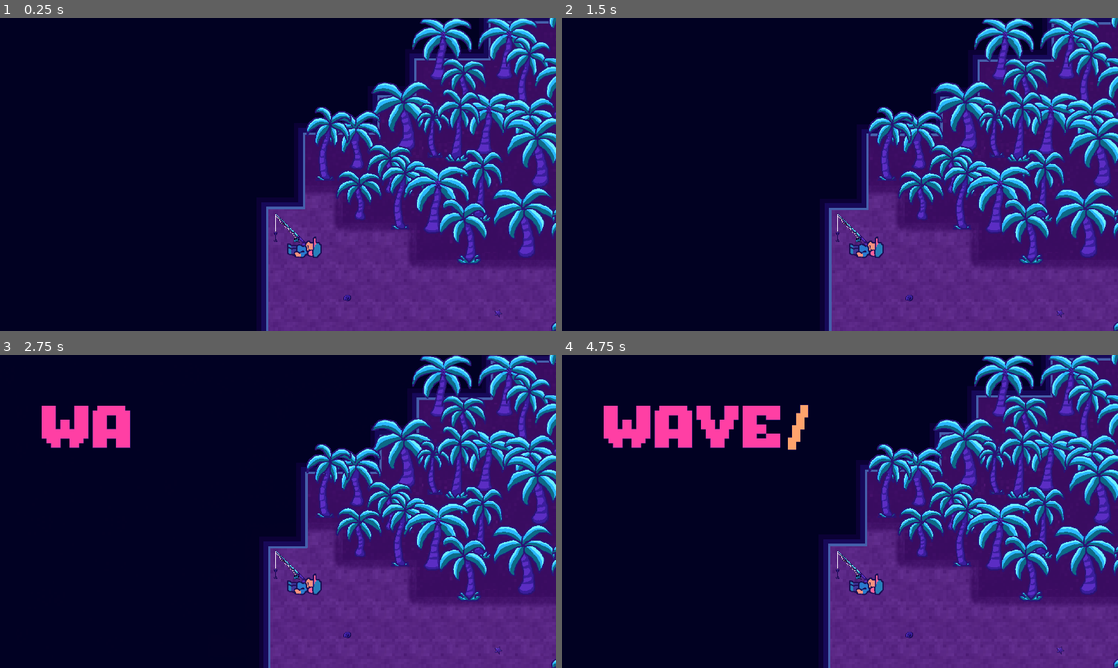
Above: before the commit, frames 1-4 (two rows, left to right).
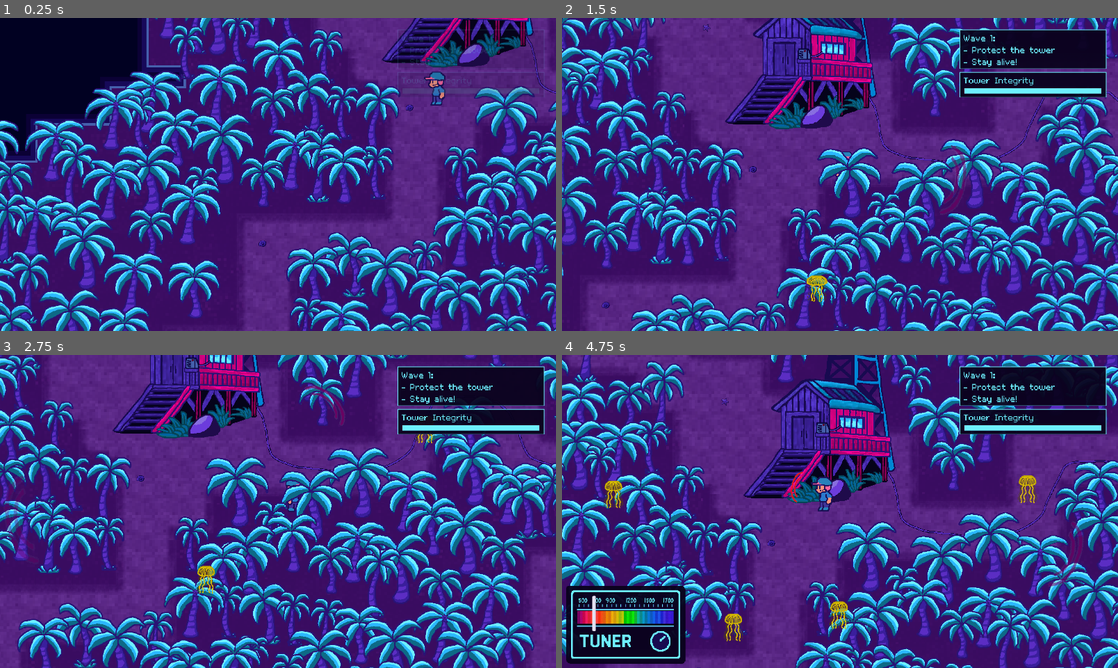
Above: after the commit, the same moments.

Repository: dougwhite/wave-length
Game: Godot game, scene res://scenes/game.tscn
The game is run twice, just before and just after one commit, with the same random seed, the same clock (stepped at 60 frames per second) and the same inputs.
Inputs (mouse positions are in pixels of both pictures, inside the frame that each line leads up to):
- Up to frame 1 (0.25 s): no input
- Up to frame 2 (1.5 s): tap Enter (ui_accept) at 0.5, 0.77 s; move the mouse to (962, 158) at 0.52 s; press the mouse at (962, 158) at 0.53 s; hold Right (move_right) 0.53-1.28 s; move the mouse to (728, 190) at 1.27 s; release the mouse at (728, 190) at 1.28 s; hold S (move_down) from 1.28 s (still down); tap Shift (fine_tune) at 1.35 s
- Up to frame 3 (2.75 s): tap Enter (ui_accept) at 1.52 s; click (166, 527) at 1.55 s; move the mouse to (333, 442) at 2.02 s; release S (move_down) at 2.03 s; press the mouse at (333, 442) at 2.03 s; hold Right (move_right) from 2.03 s (still down)
- Up to frame 4 (4.75 s): move the mouse to (812, 574) at 2.77 s; release Right (move_right) at 2.78 s; release the mouse at (812, 574) at 2.78 s; hold Up (move_up) 2.78-3.53 s; tap E (interact) at 2.85 s; tap Enter (ui_accept) at 3.02, 3.77, 4.52 s; click (812, 574) at 3.05 s; move the mouse to (1006, 558) at 3.52 s; hold 1 (tune_1) 3.53-4.28 s; hold Left (move_left) from 3.53 s (still down); click (1006, 558) at 3.8 s; move the mouse to (673, 464) at 4.27 s; tap 2 (tune_2) at 4.35 s; click (673, 464) at 4.55 s

The runs differ from the first frame. In frame 1, 82% of the frame differs, in the area x 0-100%, y 0-100%; in frame 2, 93%; in frame 3, 91%; in frame 4, 89%.

Commit message:
Added a health component to the player. Added knockback effects and ouch signal. Added pain noises, flashing red effect and death for Harry. Added attribution for new assets to README.md

Diff:
--- a/scenes/game.tscn
+++ b/scenes/game.tscn
@@ -2283,6 +2283,7 @@
 
 [node name="NarrativeManager" type="Node" parent="."]
 script = ExtResource("22_37s47")
+start_stage = 8
 opening_music = ExtResource("13_kvuet")
 battle_music = ExtResource("31_twgab")
 
--- a/scenes/player.tscn
+++ b/scenes/player.tscn
@@ -1,7 +1,10 @@
-[gd_scene load_steps=56 format=3 uid="uid://6qbwqkaei480"]
+[gd_scene load_steps=59 format=3 uid="uid://6qbwqkaei480"]
 
 [ext_resource type="Texture2D" uid="uid://cjvcw2s5oykwu" path="res://art/harry.png" id="1_3vyb7"]
 [ext_resource type="Script" uid="uid://85pb6qh8oce0" path="res://scripts/player.gd" id="1_g2els"]
+[ext_resource type="PackedScene" uid="uid://d1fkhvrh3t7je" path="res://scenes/health_component.tscn" id="3_qhqgy"]
+[ext_resource type="AudioStream" uid="uid://g1nbxvyrq3cn" path="res://music/opengameart.org/users/arcadeparty/humanYell3.wav" id="4_dqkch"]
+[ext_resource type="AudioStream" uid="uid://csqyuwrvwvutr" path="res://music/opengameart.org/users/arcadeparty/humanDeath1.wav" id="5_qlg0r"]
 
 [sub_resource type="AtlasTexture" id="AtlasTexture_g2els"]
 atlas = ExtResource("1_3vyb7")
@@ -429,5 +432,18 @@
 position = Vector2(0, -61)
 shape = SubResource("CircleShape2D_g2els")
 
+[node name="Health" parent="." instance=ExtResource("3_qhqgy")]
+max_health = 50
+
+[node name="OuchNoise" type="AudioStreamPlayer" parent="."]
+stream = ExtResource("4_dqkch")
+bus = &"SFX"
+
+[node name="DeathNoise" type="AudioStreamPlayer" parent="."]
+stream = ExtResource("5_qlg0r")
+bus = &"SFX"
+
 [connection signal="body_entered" from="SelectionRadius" to="." method="_on_selection_radius_body_entered"]
 [connection signal="body_exited" from="SelectionRadius" to="." method="_on_selection_radius_body_exited"]
+[connection signal="died" from="Health" to="." method="_on_health_died"]
+[connection signal="ouch" from="Health" to="." method="_on_health_ouch"]
--- a/scripts/enemies/jellyfish.gd
+++ b/scripts/enemies/jellyfish.gd
@@ -48,5 +48,5 @@
 func _on_body_entered(body):
 	var body_health = body.get_node_or_null("Health")
 	if body_health:
-		body_health.take_damage(10)
+		body_health.take_damage(10, self)
 		queue_free()
--- a/scripts/health.gd
+++ b/scripts/health.gd
@@ -5,18 +5,25 @@
 var current_health: int
 
 signal health_changed(_current: int, _max: int)
+signal ouch(amount: int, other: Node)
 signal died
 
 func _ready():
 	current_health = max_health
 	emit_signal("health_changed", current_health, max_health)
 
-func take_damage(amount: int):
+func take_damage(amount: int, other: Node):
+	# If the amount was less than 0 for some reason, nothing happens
 	if amount <= 0:
 		return
 
+	# Let subscibers know that we were damaged
+	emit_signal("ouch", amount, other)
+
+	# Let subscibers know that our health has changed
 	current_health = max(current_health - amount, 0)
 	emit_signal("health_changed", current_health, max_health)
 
+	# If we went under 0, let subscribers know we died
 	if current_health == 0:
 		emit_signal("died")
--- a/scripts/player.gd
+++ b/scripts/player.gd
@@ -5,6 +5,9 @@
 @onready var animated_sprite = $AnimatedSprite2D
 @onready var selection_radius = $SelectionRadius
 @onready var game_manager: GameManager = %GameManager
+@onready var health = $Health
+@onready var ouch_noise = $OuchNoise
+@onready var death_noise = $DeathNoise
 
 @export var tuner: RadioTuner
 
@@ -13,12 +16,17 @@
 
 const SPEED = 300.0
 const WAVE_SPAWN_DIST = 50.0
+const KNOCKBACK_STRENGTH = 500.0
+const KNOCKBACK_DURATION = 0.15
 
 var last_dir = 1 	# 0 - right, 1 - left, 2 - down, 3 - up
 var tune_mode = false
 var fine_tuning = false
 
-func _physics_process(_delta):
+var knockback_velocity: Vector2 = Vector2.ZERO
+var knockback_remaining: float = 0.0
+
+func _physics_process(delta):
 
 	if not input_enabled:
 		if not animated_sprite.animation == "sleep":
@@ -54,6 +62,13 @@
 	else:
 		idle_sprite()
 
+	# Apply Knockback
+	if knockback_remaining > 0.0:
+		knockback_remaining -= delta
+		velocity *= 0.25
+		velocity += knockback_velocity
+		knockback_velocity = knockback_velocity.move_toward(Vector2.ZERO, 2000.0 * delta)
+
 	move_and_slide()
 
 func idle_sprite():
@@ -194,6 +209,11 @@
 	# spawn a wave projectile
 	game_manager.spawn_wave(wave_spawn_point, dir)
 
+# Applies a knockback effect to Harry
+func apply_knockback(direction: Vector2):
+	knockback_velocity = direction * KNOCKBACK_STRENGTH
+	knockback_remaining = KNOCKBACK_DURATION
+
 func _on_selection_radius_body_entered(body):
 	if body.is_in_group("selectables"):
 		body.selected = true
@@ -201,3 +221,36 @@
 func _on_selection_radius_body_exited(body):
 	if body.is_in_group("selectables"):
 		body.selected = false
+
+# Called whenever a mob touches Harry
+func _on_health_ouch(amount, other):
+	# Figure out where the thing that hit us was and fly back from it
+	var dir = ((other as Node2D).global_position - global_position).normalized() * -1
+	apply_knockback(dir)
+
+	# Play an ouch noise
+	if health.current_health > 0:
+		ouch_noise.play()
+
+	# Apply a red flashing effect
+	var tween = create_tween()
+	for i in 4:
+		tween.tween_property(animated_sprite, "modulate", Color(1, 0.2, 0.2), 0.1) \
+			 .set_trans(Tween.TRANS_SINE) \
+			 .set_ease(Tween.EASE_OUT)
+		tween.tween_property(animated_sprite, "modulate", Color(1, 1, 1), 0.1) \
+			 .set_trans(Tween.TRANS_SINE) \
+			 .set_ease(Tween.EASE_OUT)
+
+# Called when health dips below 0
+func _on_health_died():
+	# First stop any input
+	input_enabled = false
+	# Play the sleep loop as a death animation
+	animated_sprite.play("sleep")
+	# Dramatically die
+	death_noise.play()
+	# Wait a moment
+	await get_tree().create_timer(0.5).timeout
+	# Play the game over screen
+	game_manager.game_over()
Not shown, added: music/opengameart.org/users/arcadeparty/humanDeath1.wav.import
Not shown, added: music/opengameart.org/users/arcadeparty/humanYell3.wav.import
Not shown, changed: README.md
Not shown, added: music/opengameart.org/users/arcadeparty/humanDeath1.wav
Not shown, added: music/opengameart.org/users/arcadeparty/humanYell3.wav
